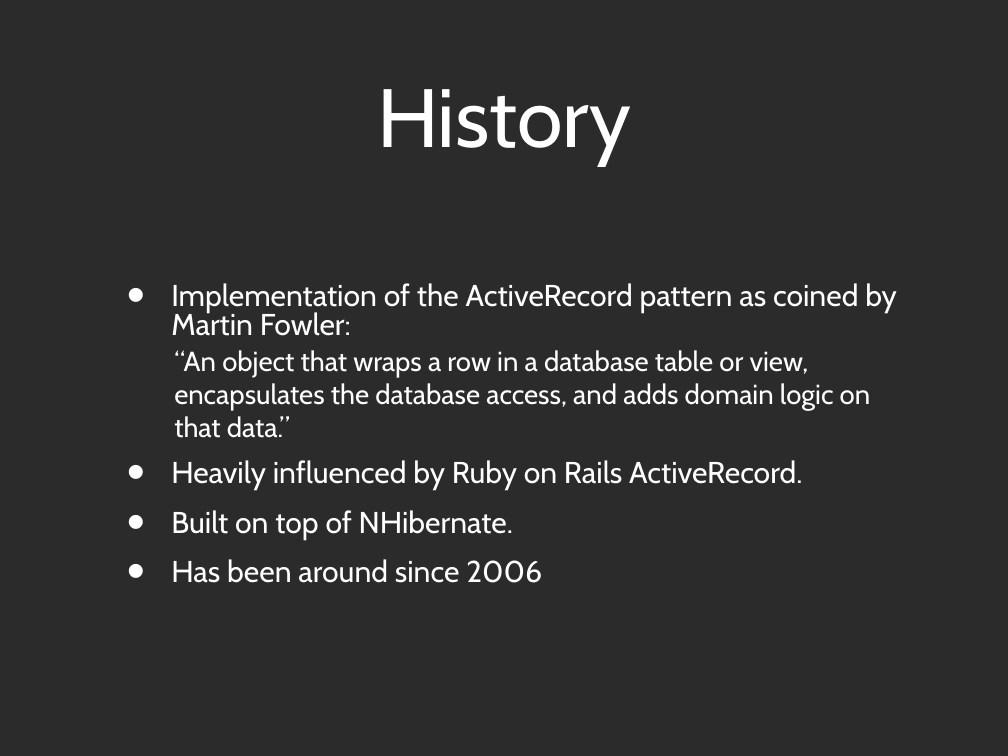
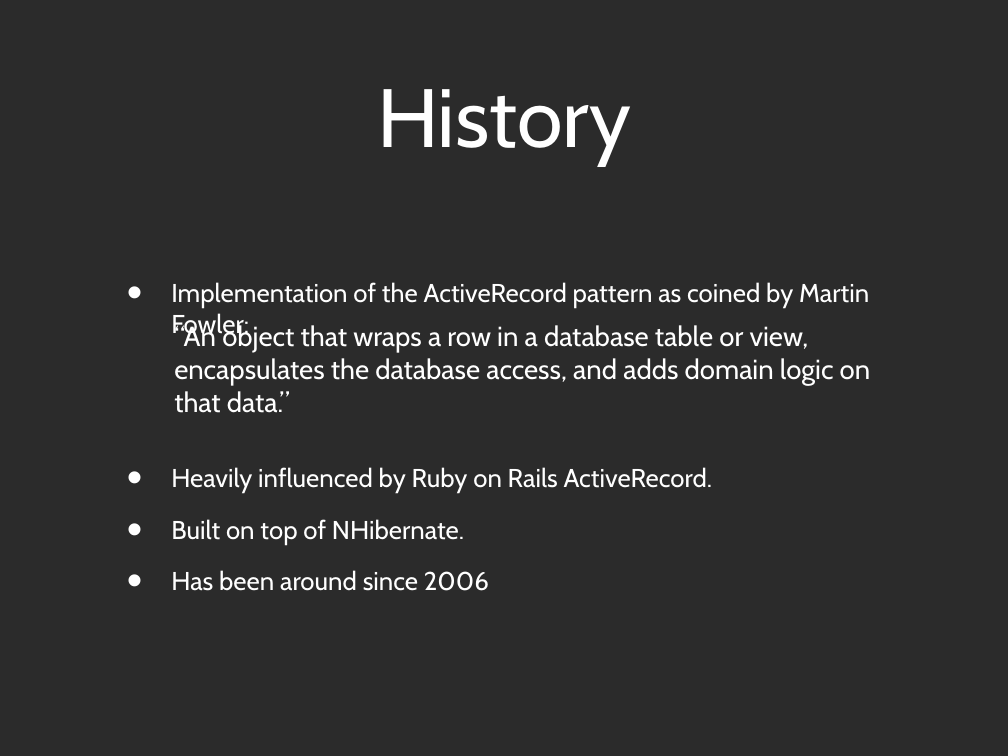
Before and after one commit to andypike/Talks, a slide deck: slide 2 of ORMBattle-Castle-ActiveRecord/ORMBattle-ActiveRecord.ppt. Drawn at 1008x756 pixels with LibreOffice and Linux fonts; fonts in the diff are those of the drawing; background and template pictures are left out; a plain dark background stands for a picture behind light text. Boxes give left, top, right and bottom in pixels: in the first picture for what was removed or moved away, otherwise in the second. Text is boxed around its words. In the diff, an @@ line names an element or a change of style, - is before the commit and + after.

```diff
--- a/ORMBattle-Castle-ActiveRecord/ORMBattle-ActiveRecord.ppt
+++ b/ORMBattle-Castle-ActiveRecord/ORMBattle-ActiveRecord.ppt
@@ text "Implementation of the ActiveRecord pattern ..." at <box>171,282,869,591</box>: size 30.6 to 26.2 pt; line spacing 0.8 to 1; more space between paragraphs @@
@@ text "“An object that wraps a ...": place and size @@
-text "“An object that wraps a ..." at <box>174,350,871,438</box>
+text "“An object that wraps a ..." at <box>174,323,871,413</box>
```
Also in this commit, not shown: 5 other slides changed.
